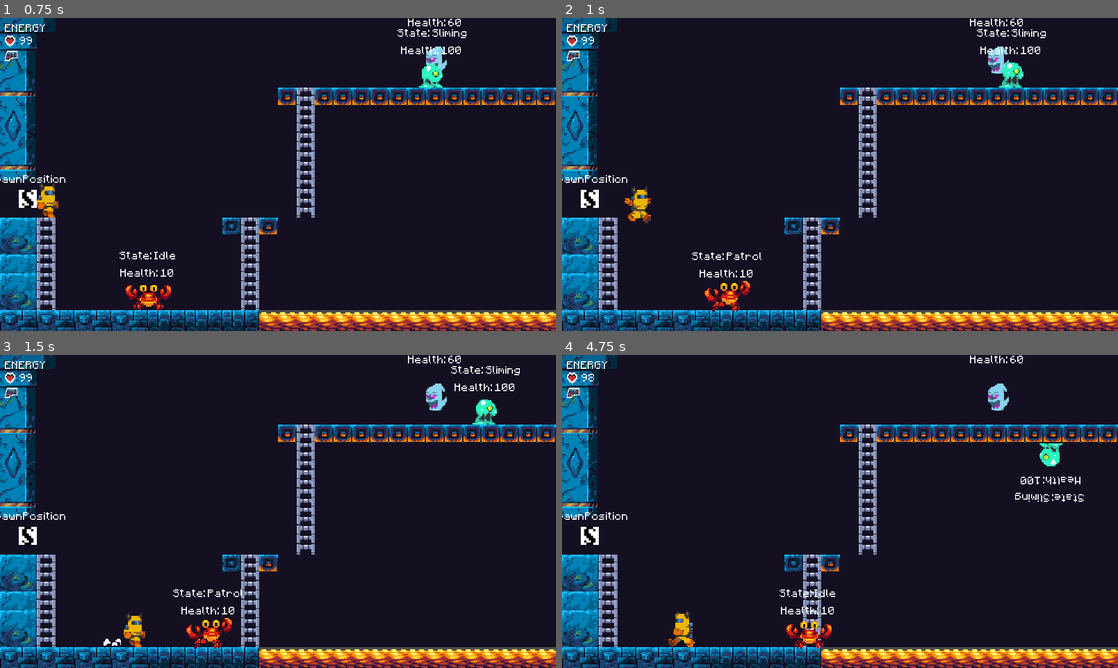
Above: before the commit, frames 1-4 (two rows, left to right).
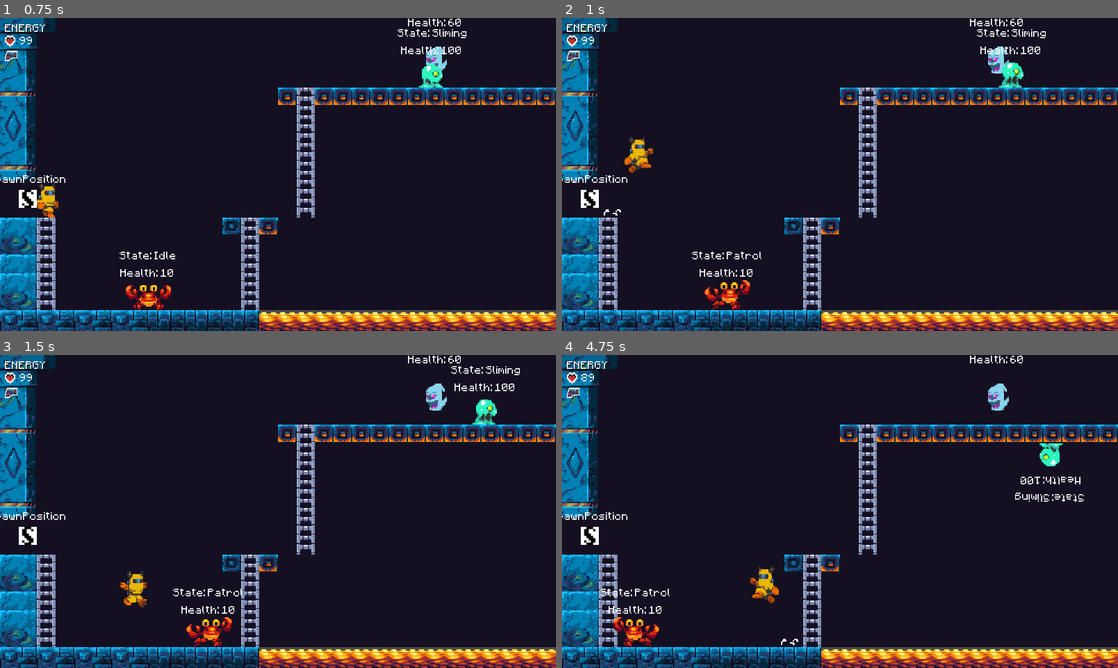
Above: after the commit, the same moments.

Repository: Levrault/philemon-adventure
Game: Godot game, scene res://src/World/Room/Room15.tscn
Two runs of this game, one before a commit and one after it. Both use one fixed random seed, a clock stepped at 60 frames per second and the inputs below. This scene is started directly instead of the project's main scene.
Inputs (mouse positions are in pixels of both pictures, inside the frame that each line leads up to):
- Up to frame 1 (0.75 s): tap Enter (ui_accept) at 0.5 s; move the mouse to (400, 158) at 0.52 s; hold D (ui_right) from 0.53 s (still down); click (400, 158) at 0.67 s
- Up to frame 2 (1 s): keep holding D (ui_right); tap Space (jump_0) at 0.77 s
- Up to frame 3 (1.5 s): keep holding D (ui_right); move the mouse to (166, 527) at 1.27 s
- Up to frame 4 (4.75 s): tap Space (jump_0) at 1.52, 3.02, 3.77, 4.52 s; move the mouse to (895, 442) at 2.02 s; release D (ui_right) at 2.03 s; hold A (ui_left) 2.03-2.78 s; move the mouse to (812, 574) at 2.77 s; hold D (ui_right) 2.78-4.28 s; click (812, 574) at 2.92 s; move the mouse to (1006, 558) at 3.52 s; move the mouse to (673, 464) at 4.27 s; hold A (ui_left) from 4.28 s (still down)

Frame 1 is identical in both runs. In frame 2, 1.1% of the frame differs, in the area x 7-36%, y 37-94%; in frame 3, 1.1%; in frame 4, 1.8%, in the area x 3-50%, y 6-94%.

Commit message:
feat: add health

Diff:
--- a/project.godot
+++ b/project.godot
@@ -394,7 +394,7 @@
 skip_boot_screen=false
 show_fps=false
 save_allowed=true
-jump_unlocked=false
+jump_unlocked=true
 card_lvl_1_unlocked=false
 card_lvl_2_unlocked=false
 card_lvl_3_unlocked=false
--- a/src/Enemies/Crab/Crab.tscn
+++ b/src/Enemies/Crab/Crab.tscn
@@ -8,7 +8,7 @@
 [ext_resource path="res://src/Resources/Enemies/Resources/Crab.tres" type="Resource" id=6]
 
 [sub_resource type="RectangleShape2D" id=3]
-extents = Vector2( 18, 10 )
+extents = Vector2( 18, 10.5 )
 
 [sub_resource type="RectangleShape2D" id=1]
 extents = Vector2( 18, 11 )
@@ -16,14 +16,15 @@
 [node name="Crab" instance=ExtResource( 1 )]
 script = ExtResource( 2 )
 resource = ExtResource( 6 )
-is_patrolling = true
+is_patrolling = Object(Position2D,"_import_path":NodePath(""),"pause_mode":0,"physics_interpolation_mode":0,"unique_name_in_owner":false,"process_priority":0,"visible":true,"modulate":Color( 1, 1, 1, 1 ),"self_modulate":Color( 1, 1, 1, 1 ),"show_behind_parent":false,"light_mask":1,"material":null,"use_parent_material":false,"position":Vector2( 0, -16 ),"rotation":0.0,"scale":Vector2( 1, 1 ),"z_index":0,"z_as_relative":true,"script":null)
+
 
 [node name="CollisionShape2D" parent="." index="0"]
-position = Vector2( 0, -11 )
+position = Vector2( 0, -10.5 )
 shape = SubResource( 3 )
 
 [node name="Stats" parent="." index="1"]
-max_health = 10
+max_health = 100
 
 [node name="Skin" parent="." index="2" instance=ExtResource( 3 )]
 position = Vector2( 0, -16 )
@@ -47,6 +48,7 @@
 
 [node name="DamageSource" parent="." index="4"]
 position = Vector2( 0, -11 )
+damage = 10
 
 [node name="CollisionShape2D" parent="DamageSource" index="0"]
 shape = SubResource( 1 )
@@ -61,3 +63,6 @@
 [node name="Patrol" type="Node2D" parent="StateMachine" index="1"]
 script = ExtResource( 5 )
 max_speed_default = Vector2( 135, 275 )
+
+[node name="BatterySpawn" parent="." index="6"]
+position = Vector2( 0, -16 )
--- a/src/Enemies/Enemy.gd
+++ b/src/Enemies/Enemy.gd
@@ -2,7 +2,10 @@
 class_name Enemy
 extends Actor
 
+
+const BATTERY = preload("res://src/Upgrade/Battery.tscn")
 export(Resource) var resource
+onready var battery_spawn = $BatterySpawn
 
 
 func _ready() -> void:
@@ -17,4 +20,5 @@
 		return
 
 	Global.add_child_to_root(resource.explosion.instance(), global_position)
+	Global.call_deferred("add_child_to_root", BATTERY.instance(), battery_spawn.global_position)
 	call_deferred("queue_free")
--- a/src/Enemies/Enemy.tscn
+++ b/src/Enemies/Enemy.tscn
@@ -30,6 +30,8 @@
 [node name="StateMachine" type="Node2D" parent="."]
 script = ExtResource( 5 )
 
+[node name="BatterySpawn" type="Position2D" parent="."]
+
 [node name="Debug" type="Control" parent="."]
 margin_right = 40.0
 margin_bottom = 40.0
--- a/src/Enemies/Lizard/Lizard.tscn
+++ b/src/Enemies/Lizard/Lizard.tscn
@@ -30,7 +30,7 @@
 script = ExtResource( 8 )
 
 [node name="Stats" parent="." index="2"]
-max_health = 50.0
+max_health = 10
 
 [node name="CollisionShape2D" parent="Hitbox" index="0"]
 position = Vector2( 0, -10 )
@@ -53,3 +53,6 @@
 [node name="Attack" type="Node2D" parent="StateMachine" index="1"]
 script = ExtResource( 4 )
 projectile_resource = ExtResource( 9 )
+
+[node name="BatterySpawn" parent="." index="6"]
+position = Vector2( 0, -10 )
--- a/src/Enemies/Skeleton/Skeleton.tscn
+++ b/src/Enemies/Skeleton/Skeleton.tscn
@@ -16,11 +16,15 @@
 [node name="Skeleton" instance=ExtResource( 2 )]
 script = ExtResource( 3 )
 resource = ExtResource( 6 )
-is_patrolling = true
+is_patrolling = Object(Position2D,"_import_path":NodePath(""),"pause_mode":0,"physics_interpolation_mode":0,"unique_name_in_owner":false,"process_priority":0,"visible":true,"modulate":Color( 1, 1, 1, 1 ),"self_modulate":Color( 1, 1, 1, 1 ),"show_behind_parent":false,"light_mask":1,"material":null,"use_parent_material":false,"position":Vector2( 0, -13 ),"rotation":0.0,"scale":Vector2( 1, 1 ),"z_index":0,"z_as_relative":true,"script":null)
+
 
 [node name="CollisionShape2D" parent="." index="0"]
 position = Vector2( 0, -13 )
 shape = SubResource( 3 )
+
+[node name="Stats" parent="." index="1"]
+max_health = 100
 
 [node name="Skin" parent="." index="2" instance=ExtResource( 1 )]
 position = Vector2( 0, -16 )
@@ -57,3 +61,6 @@
 script = ExtResource( 5 )
 max_speed_default = Vector2( 70, 275 )
 loop = 3
+
+[node name="BatterySpawn" parent="." index="6"]
+position = Vector2( 0, -13 )
--- a/src/Enemies/Slime/Slime.tscn
+++ b/src/Enemies/Slime/Slime.tscn
@@ -15,7 +15,8 @@
 [node name="Slime" instance=ExtResource( 1 )]
 script = ExtResource( 5 )
 resource = ExtResource( 4 )
-is_patrolling = true
+is_patrolling = Object(Position2D,"_import_path":NodePath(""),"pause_mode":0,"physics_interpolation_mode":0,"unique_name_in_owner":false,"process_priority":0,"visible":true,"modulate":Color( 1, 1, 1, 1 ),"self_modulate":Color( 1, 1, 1, 1 ),"show_behind_parent":false,"light_mask":1,"material":null,"use_parent_material":false,"position":Vector2( 0, -11 ),"rotation":0.0,"scale":Vector2( 1, 1 ),"z_index":0,"z_as_relative":true,"script":null)
+
 rotation_direction = 0
 
 [node name="CollisionShape2D" parent="." index="0"]
@@ -23,7 +24,7 @@
 shape = SubResource( 1 )
 
 [node name="Stats" parent="." index="1"]
-max_health = 10
+max_health = 100
 
 [node name="Skin" parent="." index="2" instance=ExtResource( 3 )]
 position = Vector2( 0, -16 )
@@ -56,3 +57,6 @@
 
 [node name="Sliming" type="Node" parent="StateMachine" index="0"]
 script = ExtResource( 2 )
+
+[node name="BatterySpawn" parent="." index="6"]
+position = Vector2( 0, -11 )
--- a/src/Main.tscn
+++ b/src/Main.tscn
@@ -151,4 +151,4 @@
 
 [node name="AsyncSceneLoading" type="Node2D" parent="."]
 script = ExtResource( 3 )
-current_level = 27
+current_level = 9
--- /dev/null
+++ b/src/Upgrade/Battery.gd
@@ -0,0 +1,17 @@
+extends Node2D
+
+const PICK_FEEDBACK = preload("res://src/VFX/PickFeedbackCircle.tscn")
+
+onready var area = $Area2D
+
+
+func _ready():
+	area.connect("body_entered", self, "_on_Body_entered")
+
+
+func _on_Body_entered(body: Node) -> void:
+	if not body is Player:
+		return
+	body.stats.heal(10)
+	Global.call_deferred("add_child_to_root", PICK_FEEDBACK.instance(), global_position)
+	call_deferred("queue_free")
--- /dev/null
+++ b/src/Upgrade/Battery.tscn
@@ -0,0 +1,21 @@
+[gd_scene load_steps=4 format=2]
+
+[ext_resource path="res://assets/props/battery2.png" type="Texture" id=1]
+[ext_resource path="res://src/Upgrade/Battery.gd" type="Script" id=2]
+
+[sub_resource type="RectangleShape2D" id=1]
+extents = Vector2( 7, 10 )
+
+[node name="Battery" type="Node2D"]
+script = ExtResource( 2 )
+
+[node name="Sprite" type="Sprite" parent="."]
+texture = ExtResource( 1 )
+
+[node name="Area2D" type="Area2D" parent="."]
+collision_layer = 2
+collision_mask = 2
+
+[node name="CollisionShape2D" type="CollisionShape2D" parent="Area2D"]
+position = Vector2( 0, -1 )
+shape = SubResource( 1 )
--- a/src/VFX/PickFeedbackCircle.tscn
+++ b/src/VFX/PickFeedbackCircle.tscn
@@ -1,6 +1,7 @@
-[gd_scene load_steps=4 format=2]
+[gd_scene load_steps=5 format=2]
 
 [ext_resource path="res://assets/vfx/pick-feedback-2.png" type="Texture" id=1]
+[ext_resource path="res://assets/audio/health/503520__matrixxx__powerup-04.wav" type="AudioStream" id=2]
 
 [sub_resource type="Animation" id=1]
 length = 0.001
@@ -15,6 +16,18 @@
 "transitions": PoolRealArray( 1 ),
 "update": 0,
 "values": [ 0 ]
+}
+tracks/1/type = "value"
+tracks/1/path = NodePath("AudioStreamPlayer:playing")
+tracks/1/interp = 1
+tracks/1/loop_wrap = true
+tracks/1/imported = false
+tracks/1/enabled = true
+tracks/1/keys = {
+"times": PoolRealArray( 0 ),
+"transitions": PoolRealArray( 1 ),
+"update": 0,
+"values": [ false ]
 }
 
 [sub_resource type="Animation" id=2]
@@ -46,6 +59,18 @@
 "method": "queue_free"
 } ]
 }
+tracks/2/type = "value"
+tracks/2/path = NodePath("AudioStreamPlayer:playing")
+tracks/2/interp = 1
+tracks/2/loop_wrap = true
+tracks/2/imported = false
+tracks/2/enabled = true
+tracks/2/keys = {
+"times": PoolRealArray( 0 ),
+"transitions": PoolRealArray( 1 ),
+"update": 1,
+"values": [ true ]
+}
 
 [node name="PickFeedbackCircle" type="Node2D"]
 
@@ -57,3 +82,8 @@
 [node name="Sprite" type="Sprite" parent="."]
 texture = ExtResource( 1 )
 hframes = 5
+
+[node name="AudioStreamPlayer" type="AudioStreamPlayer" parent="."]
+stream = ExtResource( 2 )
+volume_db = -5.0
+bus = "SFX"
Not shown, added: assets/audio/health/503520__matrixxx__powerup-04.wav.import
Binary file added: assets/props/battery2.png
Not shown, added: assets/props/battery2.png.import
Not shown, added: assets/audio/health/503520__matrixxx__powerup-04.wav
